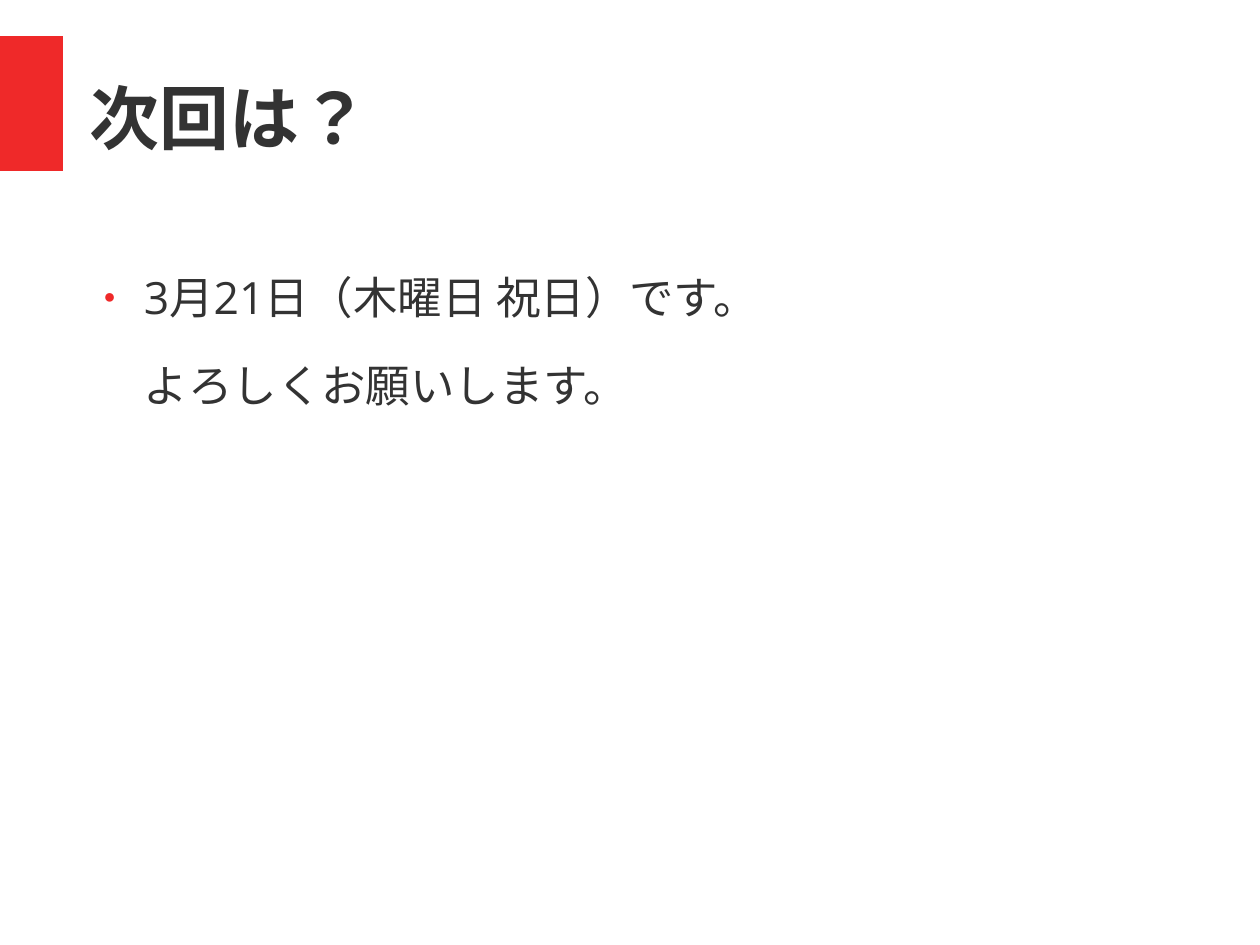
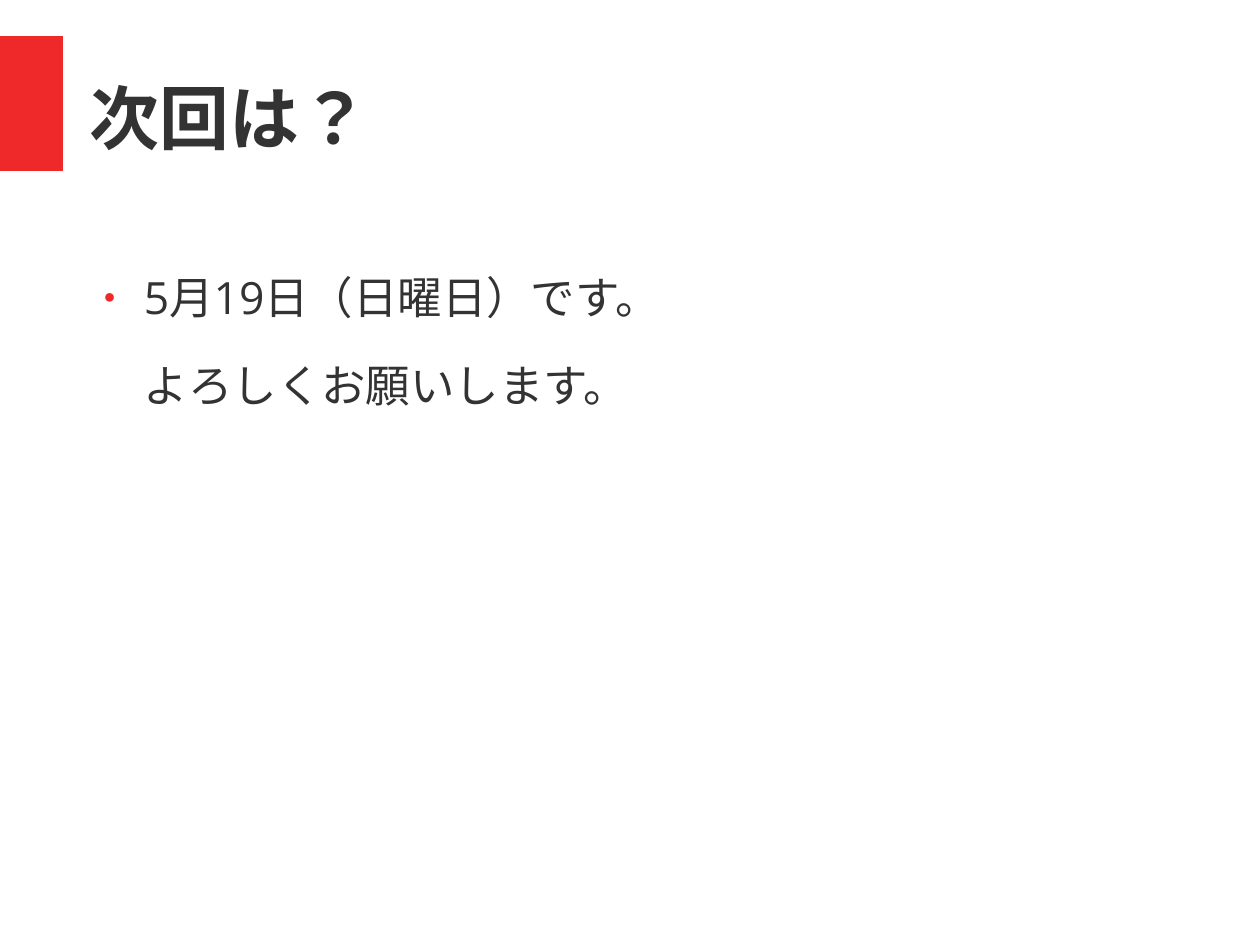
Before and after one commit to coderdojo-nada/resource, a slide deck: slide 9 of guide/coderdojo-nada紹介.odp (slide 8 before the commit). Drawn at 1260x945 pixels with LibreOffice and Linux fonts; fonts in the diff are those of the drawing. Boxes give left, top, right and bottom in pixels: in the first picture for what was removed or moved away, otherwise in the second. Text is boxed around its words. In the diff, an @@ line names an element or a change of style, - is before the commit and + after.

```diff
--- a/guide/coderdojo-nada紹介.odp
+++ b/guide/coderdojo-nada紹介.odp
@@ text at bbox=[144, 276, 660, 406]: text changed @@
-● 3月21日（木曜日 祝日）です。
-  よろしくお願いします。
+● 5月19日（日曜日）です。
+  よろしくお願いします。
```
Also in this commit, not shown: 3 other slides changed, 1 slide added, 14 other files.
